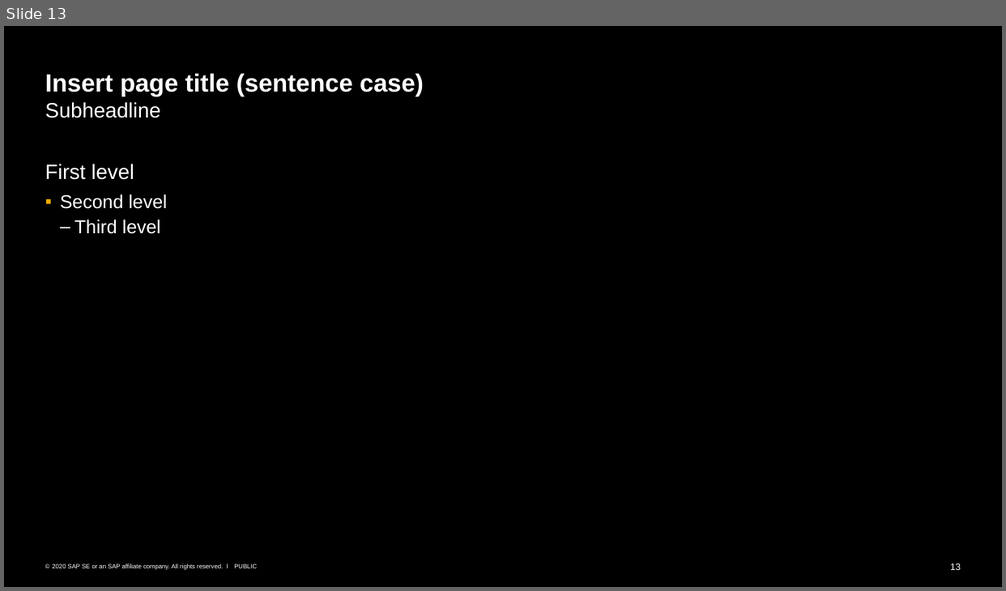
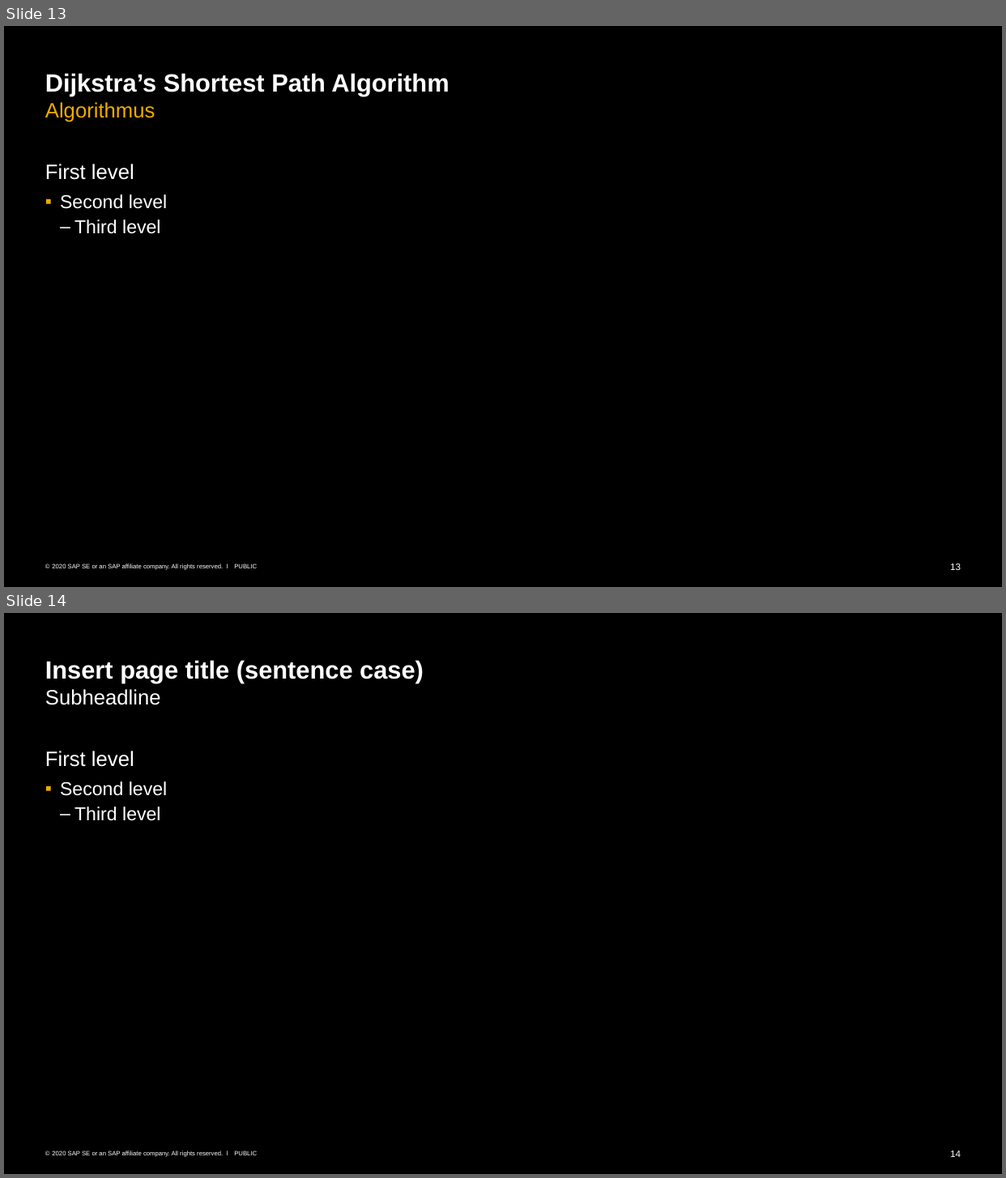
Before and after one commit to Andre-Gilbert/Dijkstra-Shortest-Path, a slide deck: docs/ALG_7_Graphen_Dijkstra.pptx. Shown one above the other, each under a label of ours: slide 13 before the commit, slides 13 and 14 after it. The pictures are 1006x591 and 1006x1178 pixels, drawn with LibreOffice and Linux fonts; fonts in the diff are those of the drawing. Boxes give left, top, right and bottom in pixels: in the first picture for what was removed or moved away, otherwise in the second. Text is boxed around its words. In the diff, an @@ line names an element or a change of style, - is before the commit and + after.

```diff
--- a/docs/ALG_7_Graphen_Dijkstra.pptx
+++ b/docs/ALG_7_Graphen_Dijkstra.pptx
@@ slide 13 added at (x1=4, y1=26, x2=1002, y2=587), background #000000; not listed: 3 template elements that a slide beside it also shows @@
@@ title added at (x1=45, y1=73, x2=449, y2=122), 24 pt, text #FFFFFF, bold @@
+Dijkstra’s Shortest Path Algorithm
+Algorithmus
@@ text added at (x1=45, y1=164, x2=167, y2=234), 18 pt, text #FFFFFF @@
+First level
+  ▪ Second level
+    – Third level
@@ what was slide 13 is now slide 14 @@
@@ page number at (x1=950, y1=1151, x2=961, y2=1157): text changed @@
-13
+14
```
Also in this commit, not shown: 5 slides changed, 14 other slides added, 17 slides removed.
